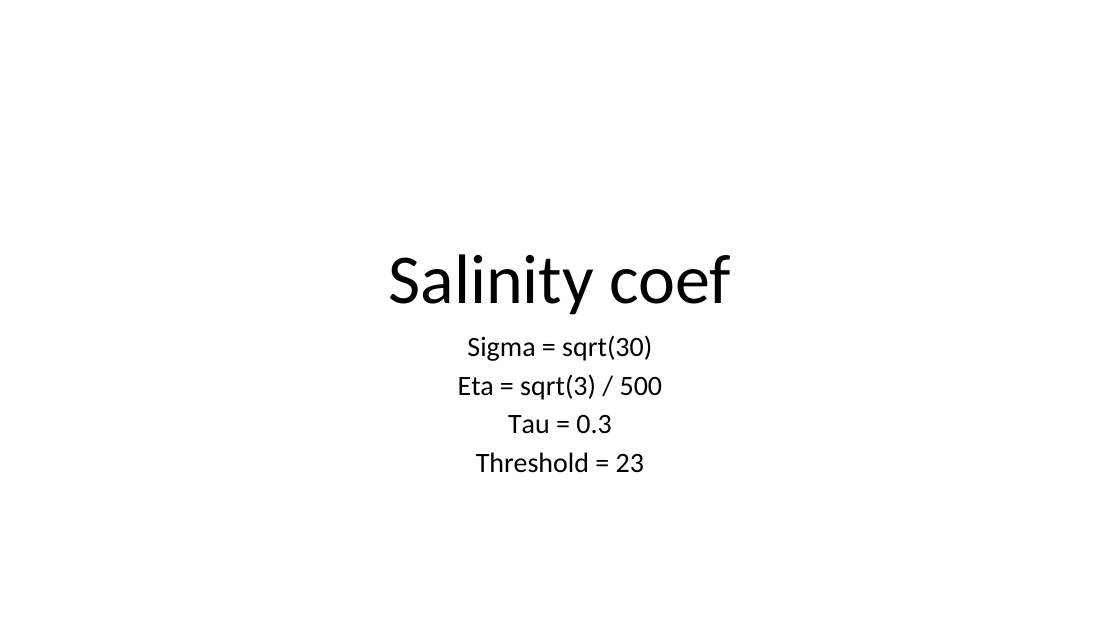
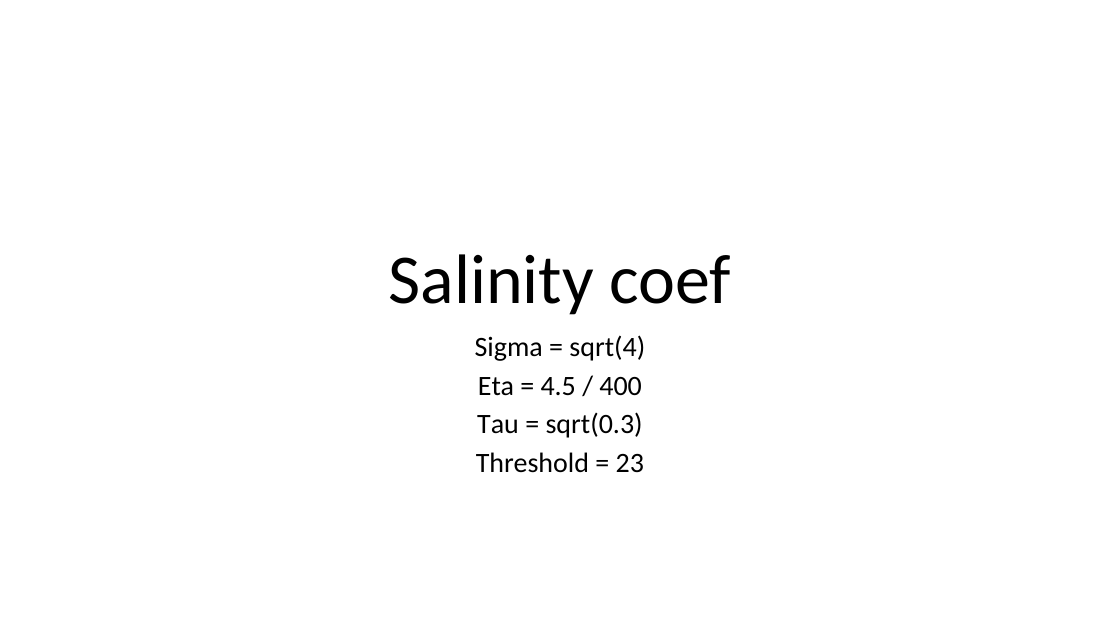
Before and after one commit to MASCOT-NTNU/Missions, a slide deck: slide 1 of Nidelva/Variogram/ChooseCoef.pptx. Drawn at 1120x630 pixels with LibreOffice and Linux fonts; fonts in the diff are those of the drawing. Boxes give left, top, right and bottom in pixels: in the first picture for what was removed or moved away, otherwise in the second. Text is boxed around its words. In the diff, an @@ line names an element or a change of style, - is before the commit and + after.

```diff
--- a/Nidelva/Variogram/ChooseCoef.pptx
+++ b/Nidelva/Variogram/ChooseCoef.pptx
@@ subtitle at bbox=[475, 335, 645, 438]: text changed @@
-Sigma = sqrt(30)
-Eta = sqrt(3) / 500
-Tau = 0.3
+Sigma = sqrt(4)
+Eta = 4.5 / 400
+Tau = sqrt(0.3)
```
Also in this commit, not shown: 1 other slide changed, 3 slides added, 8 other files.
